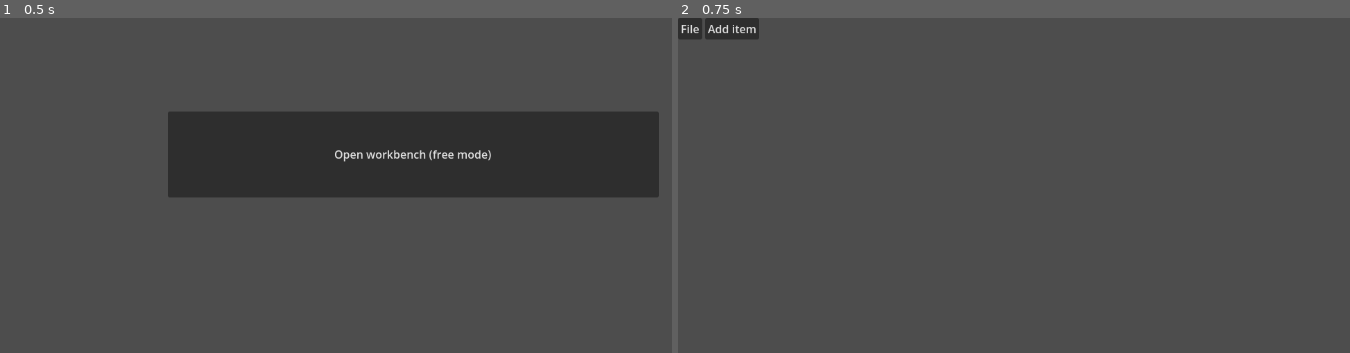
Above: before the commit, frames 1-2 (left to right).
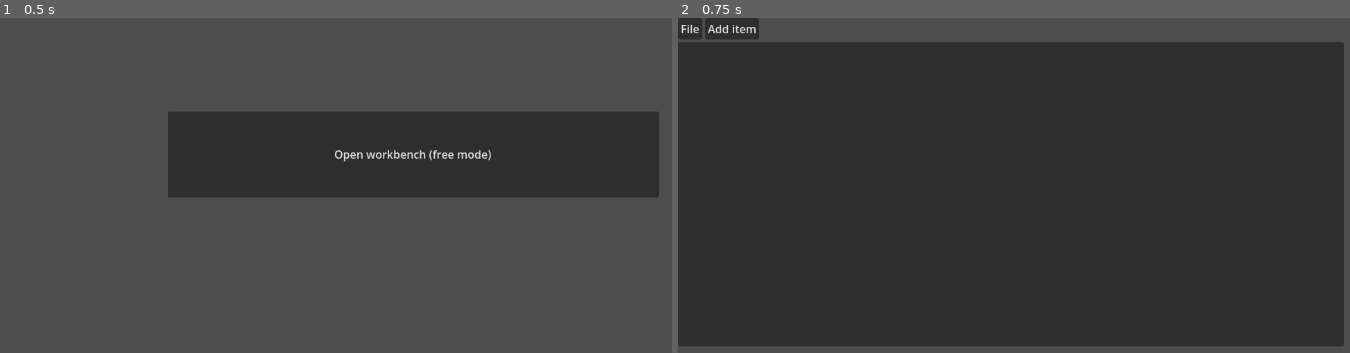
Above: after the commit, the same moments.

Repository: Boyquotes/amazing_circuits
Game: Godot game, scene res://ui/scenes/menu_main/scene_menu_main.tscn
Two runs of this game, one before a commit and one after it. Both use one fixed random seed, a clock stepped at 60 frames per second and the inputs below.
Inputs:
- Up to frame 1 (0.5 s): no input
- Up to frame 2 (0.75 s): click "Open workbench (free mode)" at 0.5 s

Frame 1 is identical in both runs. In frame 2, 90% of the frame differs, in the area x 0-100%, y 7-98%.

Commit message:
Testing: added a capacitor control

Diff:
--- /dev/null
+++ b/ui/components/passive/capacitor.gd
@@ -0,0 +1,20 @@
+extends Control
+
+
+# Called when the node enters the scene tree for the first time.
+func _ready():
+	pass
+
+
+# Called every frame. 'delta' is the elapsed time since the previous frame.
+func _process(delta):
+	pass
+
+func _draw():
+	draw_line(Vector2(0, 20), Vector2(15, 20), Color.BLUE)
+	draw_line(Vector2(25, 20), Vector2(40, 20), Color.BLUE)
+	draw_line(Vector2(15, 0), Vector2(15, 40), Color.BLUE)
+	draw_line(Vector2(25, 0), Vector2(25, 40), Color.BLUE)
+
+func _get_minimum_size():
+	return Vector2(40, 40)
--- a/ui/scenes/workbench/scene_workbench.tscn
+++ b/ui/scenes/workbench/scene_workbench.tscn
@@ -17,6 +17,14 @@
 func _process(delta):
 	pass
 
+
+
+func _on_capacitors_id_pressed(id):
+	var child = load(\"res://ui/components/passive/capacitor.gd\").new() as Control
+	var container = self.find_parent(\"scene_workbench\").get_child(0) as VBoxContainer
+	var canvas = container.get_node(\"Panel\") as Panel
+	canvas.add_child(child)
+	child.set_position(Vector2(10, 10))
 "
 
 [sub_resource type="GDScript" id="GDScript_cbo1w"]
@@ -36,11 +44,15 @@
 [node name="scene_workbench" type="Node2D"]
 
 [node name="VBoxContainer" type="VBoxContainer" parent="."]
+offset_right = 960.0
+offset_bottom = 474.0
+size_flags_horizontal = 3
+size_flags_vertical = 3
+alignment = 1
 
 [node name="menu_bar" type="MenuBar" parent="VBoxContainer"]
 layout_mode = 2
 size_flags_horizontal = 3
-size_flags_vertical = 0
 script = SubResource("GDScript_xmrn0")
 
 [node name="File" type="PopupMenu" parent="VBoxContainer/menu_bar"]
@@ -58,3 +70,11 @@
 
 [node name="resistors" type="PopupMenu" parent="VBoxContainer/menu_bar/Add item/passive_components"]
 script = ExtResource("3_0hq6x")
+
+[node name="CanvasLayer" type="CanvasLayer" parent="VBoxContainer"]
+
+[node name="Panel" type="Panel" parent="VBoxContainer"]
+layout_mode = 2
+size_flags_vertical = 3
+
+[connection signal="id_pressed" from="VBoxContainer/menu_bar/Add item/passive_components/capacitors" to="VBoxContainer/menu_bar" method="_on_capacitors_id_pressed"]
